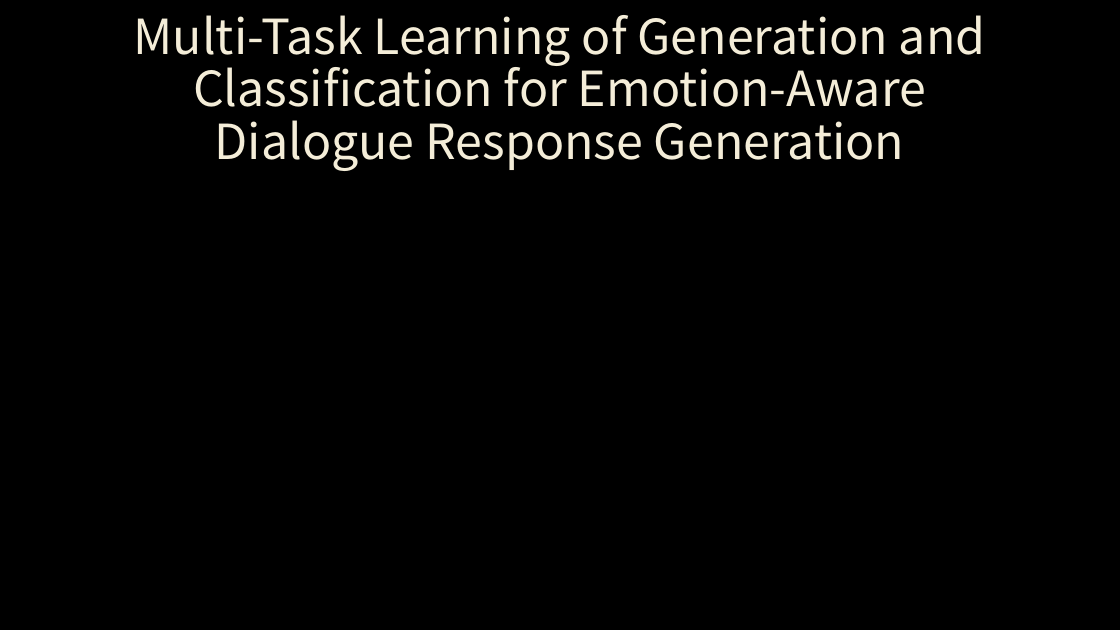
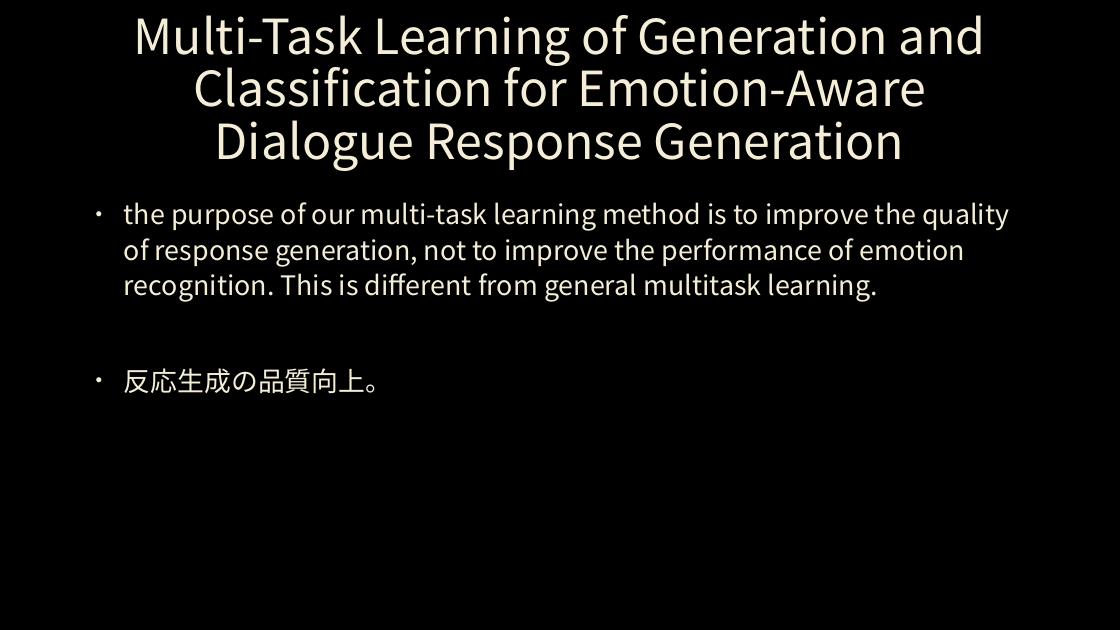
Before and after one commit to Sion1225/Study-Deeplearning-NLP, a slide deck: slide 2 of Presentation/ppt 7 thema.pptx. Drawn at 1120x630 pixels with LibreOffice and Linux fonts; fonts in the diff are those of the drawing; background and template pictures are left out. Boxes give left, top, right and bottom in pixels: in the first picture for what was removed or moved away, otherwise in the second. Text is boxed around its words. In the diff, an @@ line names an element or a change of style, - is before the commit and + after.

```diff
--- a/Presentation/ppt 7 thema.pptx
+++ b/Presentation/ppt 7 thema.pptx
@@ text added at [124,202,1009,393], 23 pt, text #F4EDD8 @@
+• the purpose of our multi-task learning method is to improve the quality of response generation, not to improve the performance of emotion recognition. This is different from general multitask learning.
+• 反応生成の品質向上。
```
Also in this commit, not shown: 1 other slide changed.
